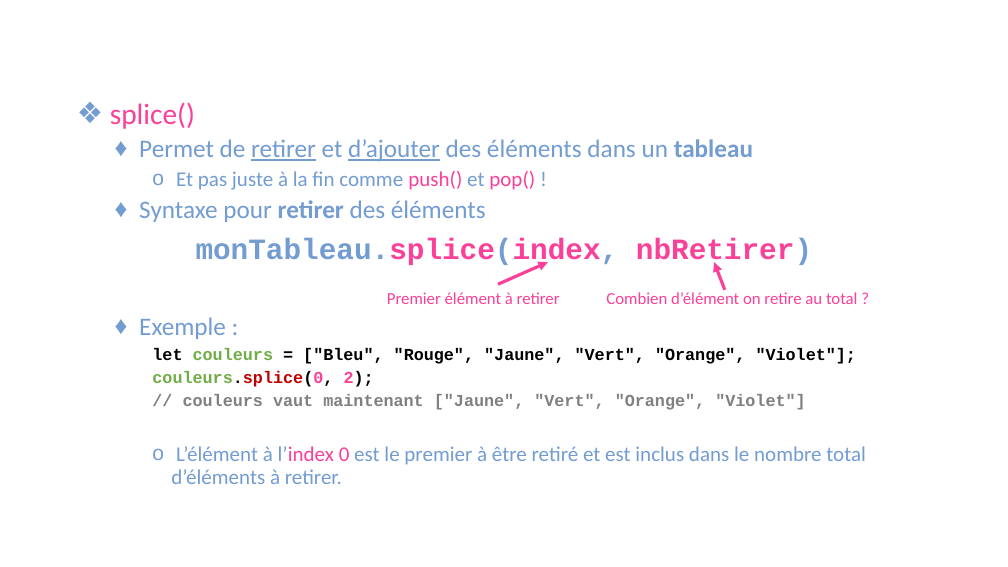
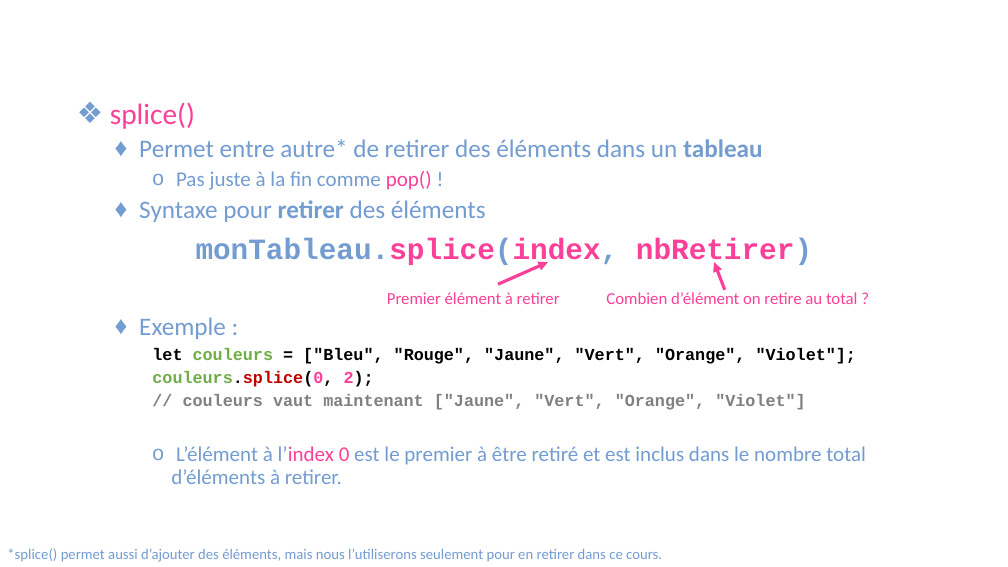
Before and after one commit to mathieudupont/A22-905, a slide deck: slide 14 of semaine_08/420905_semaine8.pptx. Drawn at 1008x567 pixels with LibreOffice and Linux fonts; fonts in the diff are those of the drawing; background and template pictures are left out. Boxes give left, top, right and bottom in pixels: in the first picture for what was removed or moved away, otherwise in the second. Text is boxed around its words. In the diff, an @@ line names an element or a change of style, - is before the commit and + after.

```diff
--- a/semaine_08/420905_semaine8.pptx
+++ b/semaine_08/420905_semaine8.pptx
@@ text at box(139, 139, 762, 190): text changed @@
-  ♦ Permet de retirer et d’ajouter des éléments dans un tableau
-    o Et pas juste à la fin comme push() et pop() !
+  ♦ Permet entre autre* de retirer des éléments dans un tableau
+    o Pas juste à la fin comme pop() !
@@ text added at box(7, 548, 662, 562), 14 pt, text #739CD1 @@
+*splice() permet aussi d’ajouter des éléments, mais nous l’utiliserons seulement pour en retirer dans ce cours.
```
Also in this commit, not shown: 1 other slide changed, 3 slides removed, 2 other files.
